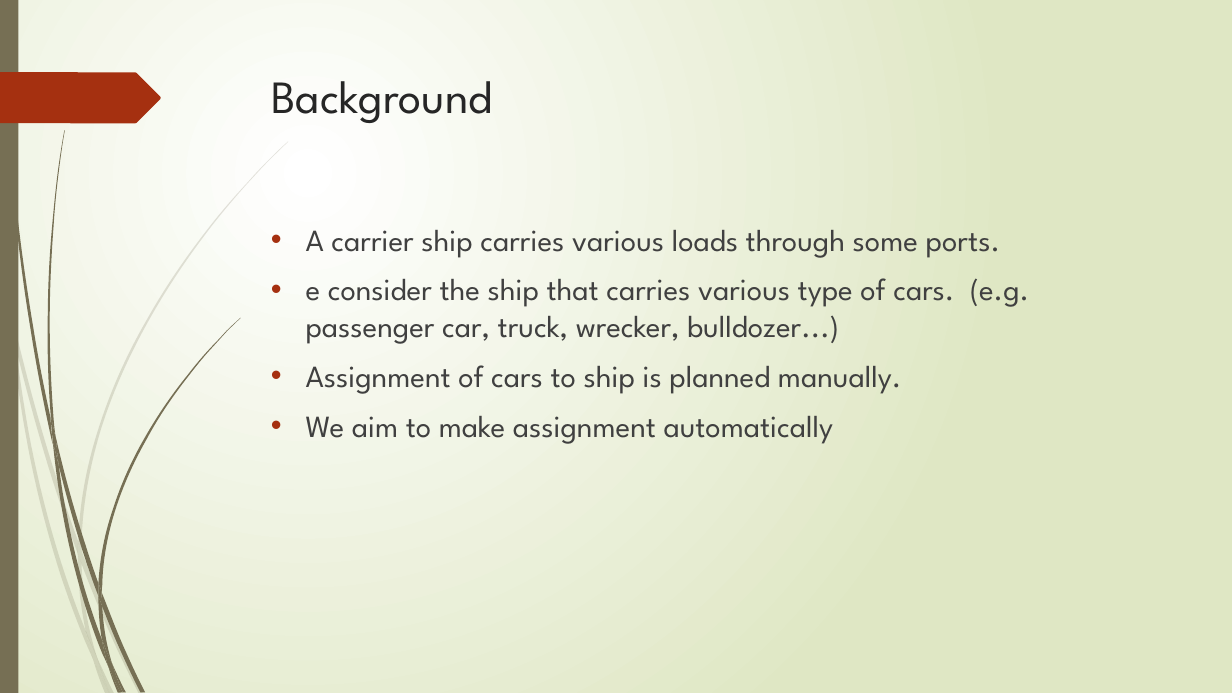
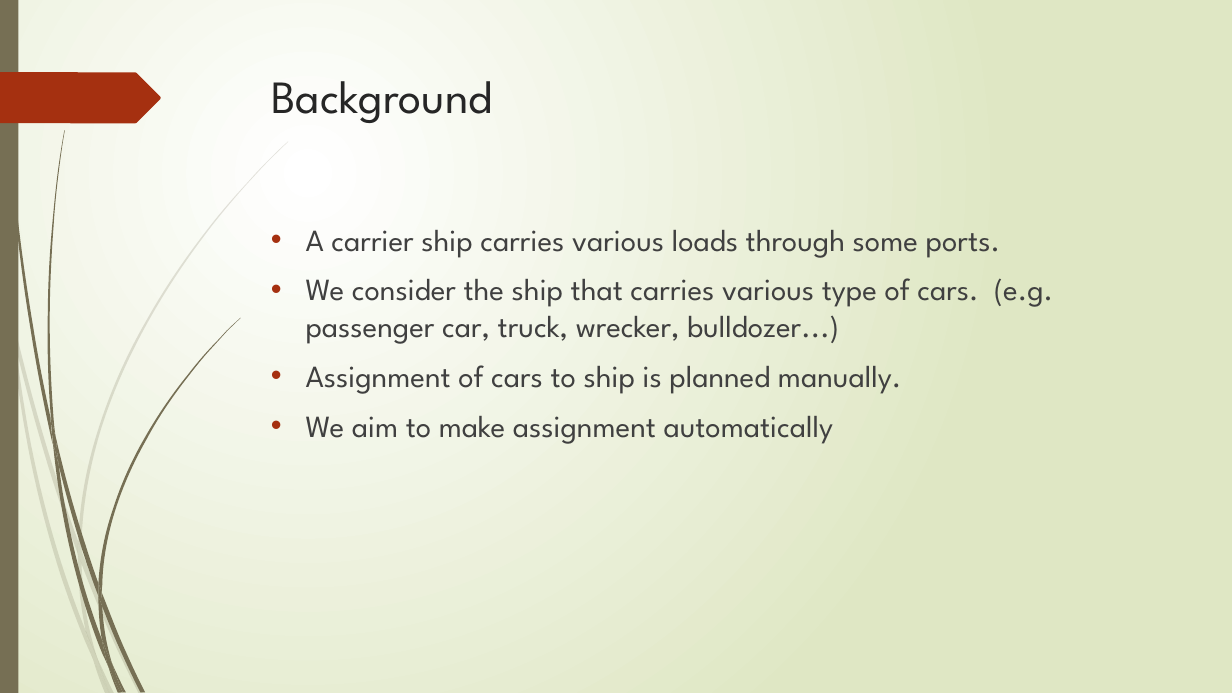
Before and after one commit to r-kurosu/kline_new, a slide deck: slide 3 of 中間報告.pptx. Drawn at 1232x693 pixels with LibreOffice and Linux fonts; fonts in the diff are those of the drawing. Boxes give left, top, right and bottom in pixels: in the first picture for what was removed or moved away, otherwise in the second. Text is boxed around its words. In the diff, an @@ line names an element or a change of style, - is before the commit and + after.

```diff
--- a/中間報告.pptx
+++ b/中間報告.pptx
@@ text at (x1=306, y1=278, x2=1053, y2=344): text changed @@
-• e consider the ship that carries various type of cars. (e.g. passenger car, truck, wrecker, bulldozer...)
+• We consider the ship that carries various type of cars. (e.g. passenger car, truck, wrecker, bulldozer...)
```
Also in this commit, not shown: 3 other slides changed, 13 slides added.
